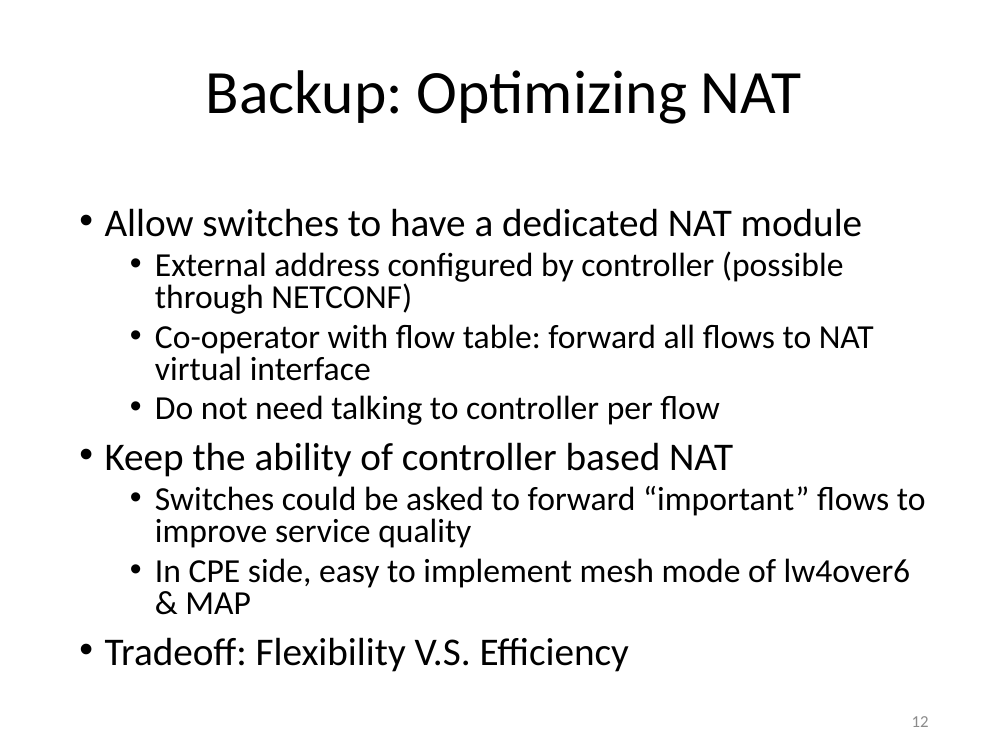
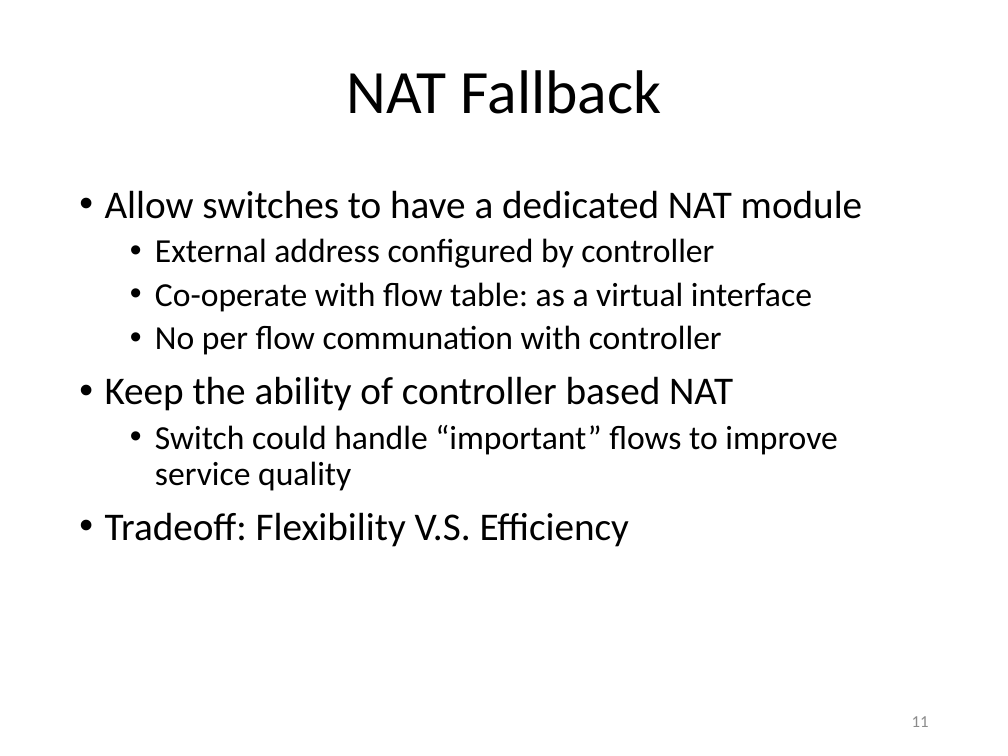
Before and after one commit to gnocuil/draft-sdn, a slide deck: slide 11 of Unified IPv6 Transition Framework With Flow-based Forwarding.pptx (slide 12 before the commit). Drawn at 1008x756 pixels with LibreOffice and Linux fonts; fonts in the diff are those of the drawing. Boxes give left, top, right and bottom in pixels: in the first picture for what was removed or moved away, otherwise in the second. Text is boxed around its words. In the diff, an @@ line names an element or a change of style, - is before the commit and + after.

Commit message:
update slides

```diff
--- a/Unified IPv6 Transition Framework With Flow-based Forwarding.pptx
+++ b/Unified IPv6 Transition Framework With Flow-based Forwarding.pptx
@@ title at <box>346,70,661,114</box>: text changed @@
-Backup: Optimizing NAT
+NAT Fallback
@@ text "Allow switches to have a ...": place and size @@
-text "Allow switches to have a ..." at <box>105,208,926,672</box>
+text "Allow switches to have a ..." at <box>105,190,863,547</box>
@@ text at <box>105,190,863,547</box>: line spacing 0.8 to 0.9 @@
@@ text at <box>155,238,812,355</box>: text changed @@
-  • External address configured by controller (possible through NETCONF)
-  • Co-operator with flow table: forward all flows to NAT virtual interface
-  • Do not need talking to controller per flow
+  • External address configured by controller
+  • Co-operate with flow table: as a virtual interface
+  • No per flow communation with controller
@@ text at <box>155,425,838,491</box>: text changed @@
-  • Switches could be asked to forward “important” flows to improve service quality
-  • In CPE side, easy to implement mesh mode of lw4over6 & MAP
+  • Switch could handle “important” flows to improve service quality
@@ page number at <box>912,716,929,727</box>: text changed @@
-12
+11
```
Also in this commit, not shown: 7 other slides changed.
